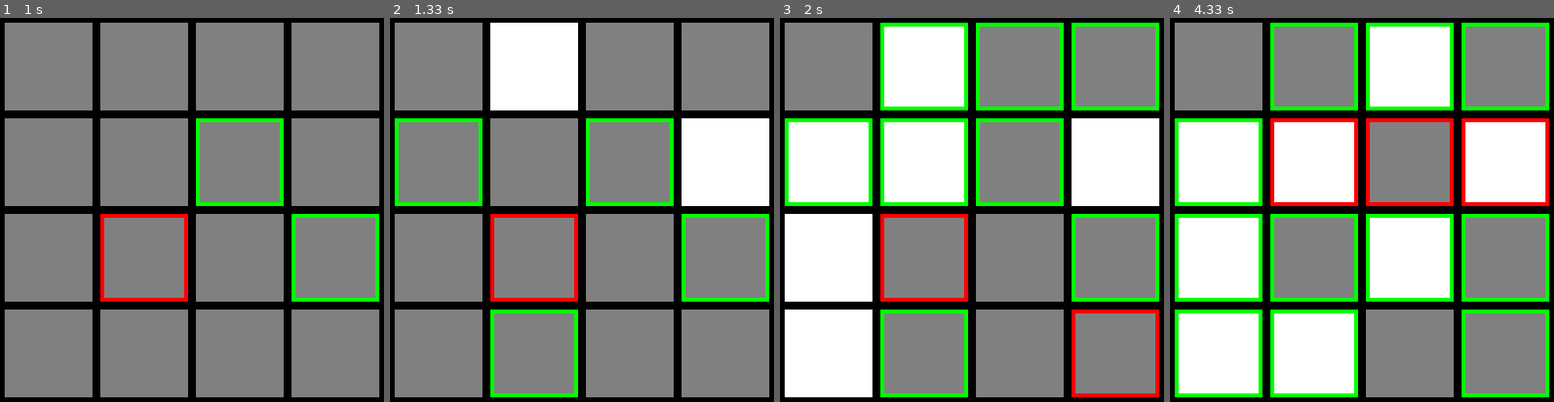
Above: before the commit, frames 1-4 (left to right).
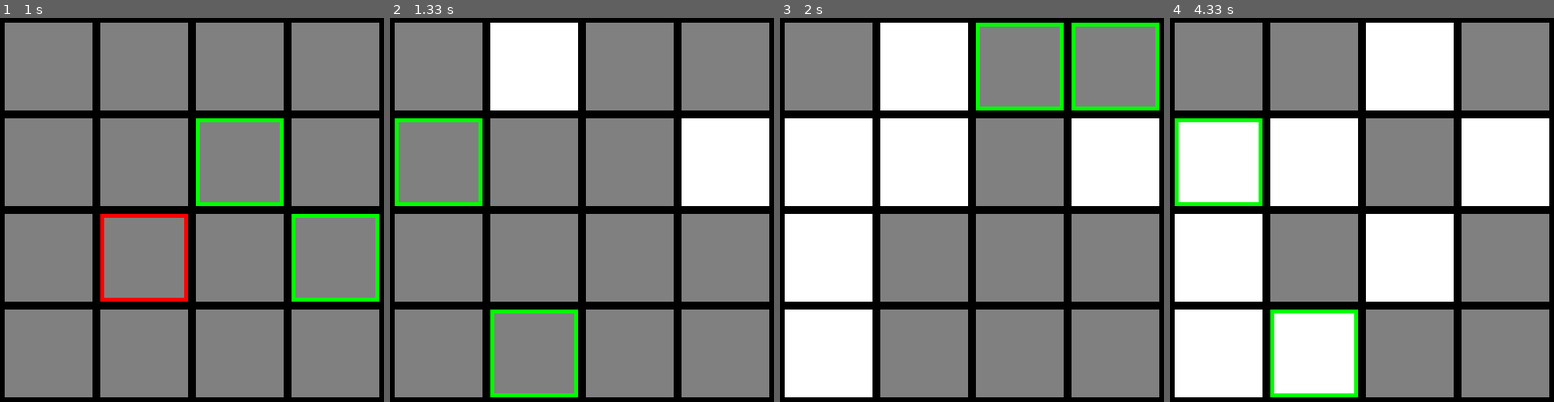
Above: after the commit, the same moments.

Repository: 03kkim/FlipIt
Game: pygame game, started from main.py
Same seed, same stepped clock (60 frames per second), same inputs: the game is played once before the commit and once after it.
Inputs (mouse positions are in pixels of both pictures, inside the frame that each line leads up to):
- Up to frame 1 (1 s): click (176, 225) at 0.38 s; click (99, 213) at 0.72 s
- Up to frame 2 (1.33 s): click (462, 152) at 1.05 s
- Up to frame 3 (2 s): click (1114, 348) at 1.38 s; click (979, 79) at 1.72 s
- Up to frame 4 (4.33 s): click (1342, 309) at 2.05 s; click (1350, 144) at 2.38 s; click (1308, 129) at 2.72 s; click (1465, 175) at 3.05 s; click (1484, 202) at 3.38 s; click (1442, 140) at 3.72 s; click (1246, 133) at 4.05 s

Frame 1 is identical in both runs. In frame 2, 2.7% of the frame differs, in the area x 26-99%, y 26-74%; in frame 3, 7.1%; in frame 4, 11%, in the area x 1-99%, y 1-99%.

Commit message:
Highlights now fully functional

Diff:
--- a/main.py
+++ b/main.py
@@ -48,6 +48,7 @@
 clock = pygame.time.Clock()
 
 
+last_highlighted = []
 
 # -------- Main Program Loop -----------
 while not done:
@@ -67,16 +68,24 @@
             print("Click ", pos, "Grid coordinates: ", row, column)
             grid = board.return_grid()
 
+
         for square in object_grid:
             if square.collidepoint(pygame.mouse.get_pos()):
                 pos = pygame.mouse.get_pos()
                 # Change the x/y screen coordinates to grid coordinates
                 column = pos[0] // (width + margin)
                 row = pos[1] // (width + margin)
-                # Set that location to one
-                board.highlight(board.coords_to_id(row, column))
-                print("Highlight ", pos, "Grid coordinates: ", row, column)
-                grid = board.return_grid()
+                currently_highlighted = [column, row]
+                if currently_highlighted != last_highlighted:
+                    last_highlighted = currently_highlighted
+                    board.unhighlight()
+                    board.highlight(board.coords_to_id(row, column))
+                    print("Highlight ", pos, "Grid coordinates: ", row, column)
+                    break
+
+                elif currently_highlighted[0] == last_highlighted[0] and currently_highlighted[1] == last_highlighted[1]:
+                    break
+
 
 
 
